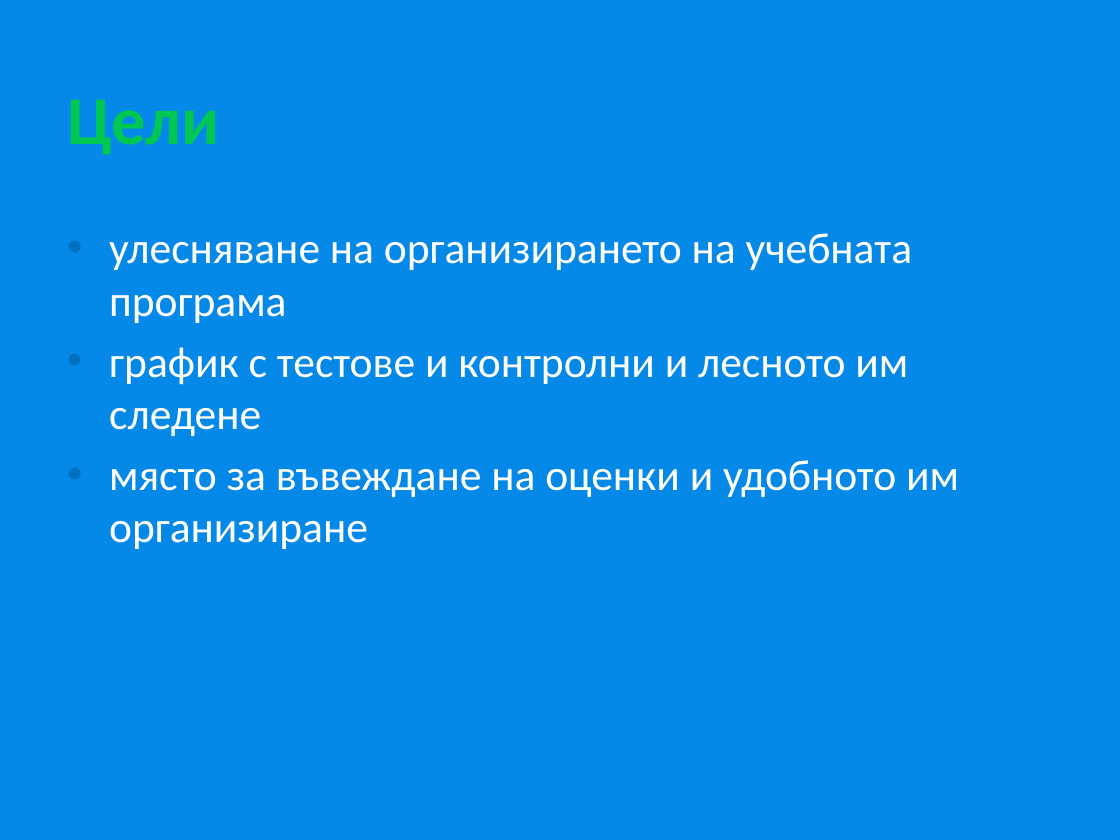
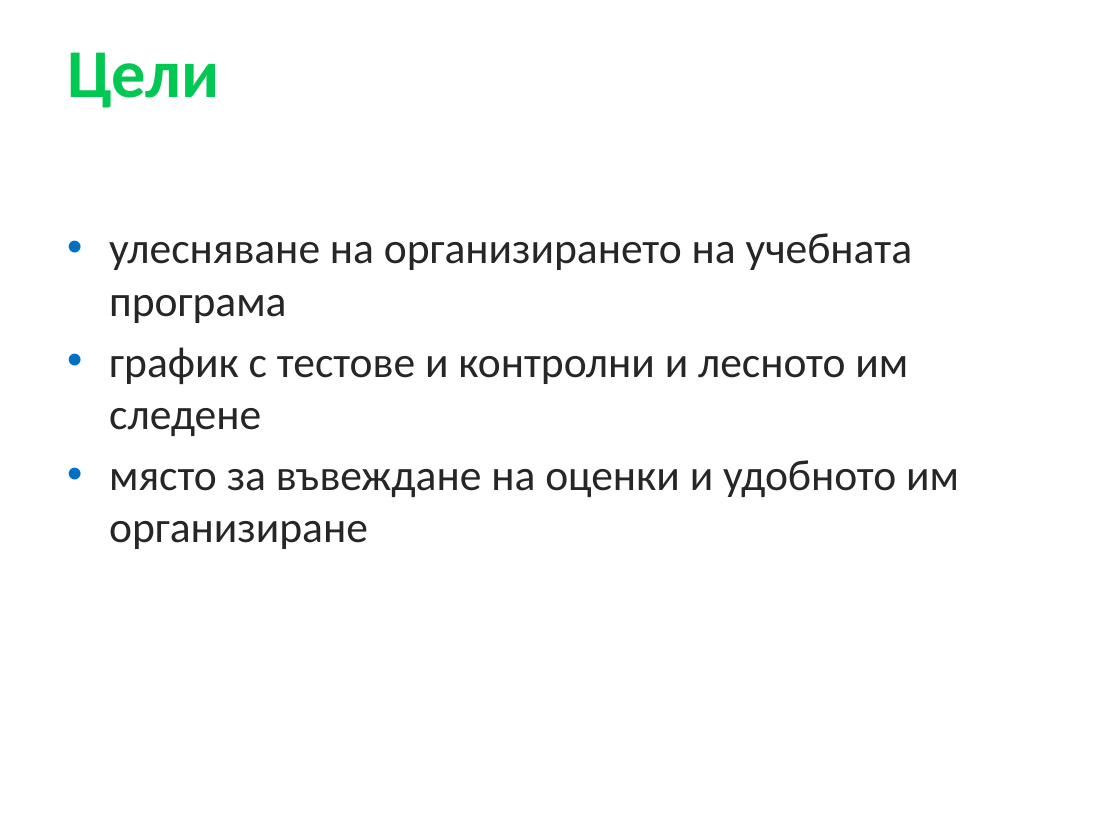
Before and after one commit to kachamaka/plannerix-frontend, a slide deck: slide 2 of 40.pptx. Drawn at 1120x840 pixels with LibreOffice and Linux fonts; fonts in the diff are those of the drawing; background and template pictures are left out. Boxes give left, top, right and bottom in pixels: in the first picture for what was removed or moved away, otherwise in the second. Text is boxed around its words. In the diff, an @@ line names an element or a change of style, - is before the commit and + after.

Commit message:
fixes

```diff
--- a/40.pptx
+++ b/40.pptx
@@ background #0589E8 to #FFFFFF @@
@@ title "Цели": place and size @@
-title "Цели" at box(67, 99, 219, 155)
+title "Цели" at box(67, 52, 219, 108)
@@ text "улесняване на организирането на учебната ..." at box(109, 233, 959, 549): text colour #FFFFFF to #262626 @@
```
Also in this commit, not shown: 3 other slides changed, 2 slides added, 2 slides removed.
